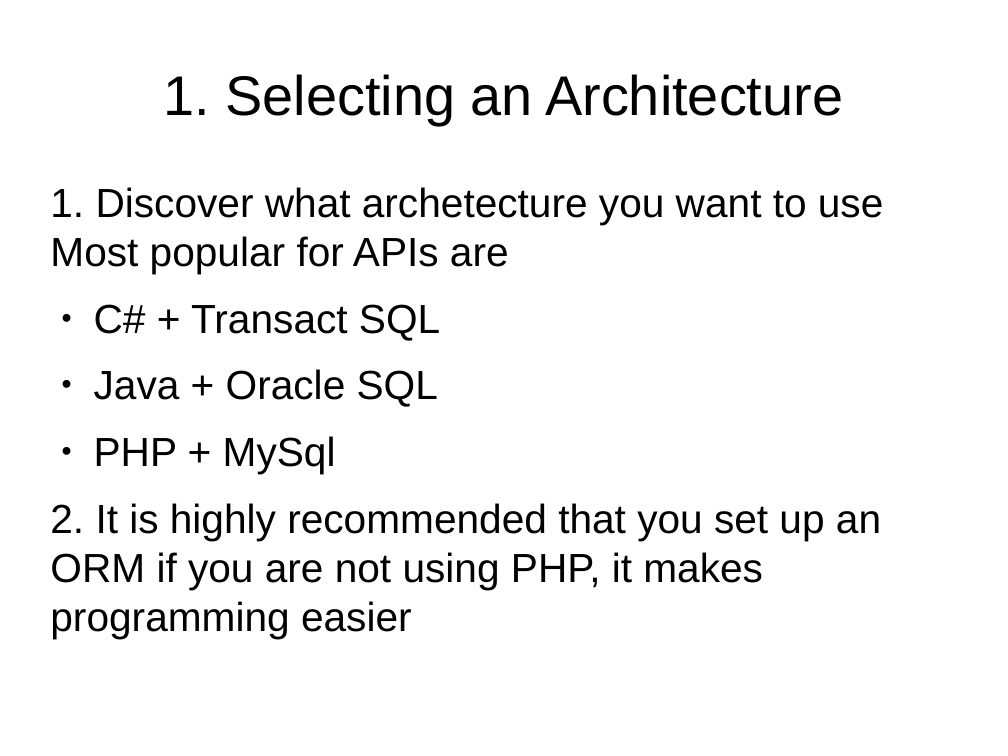
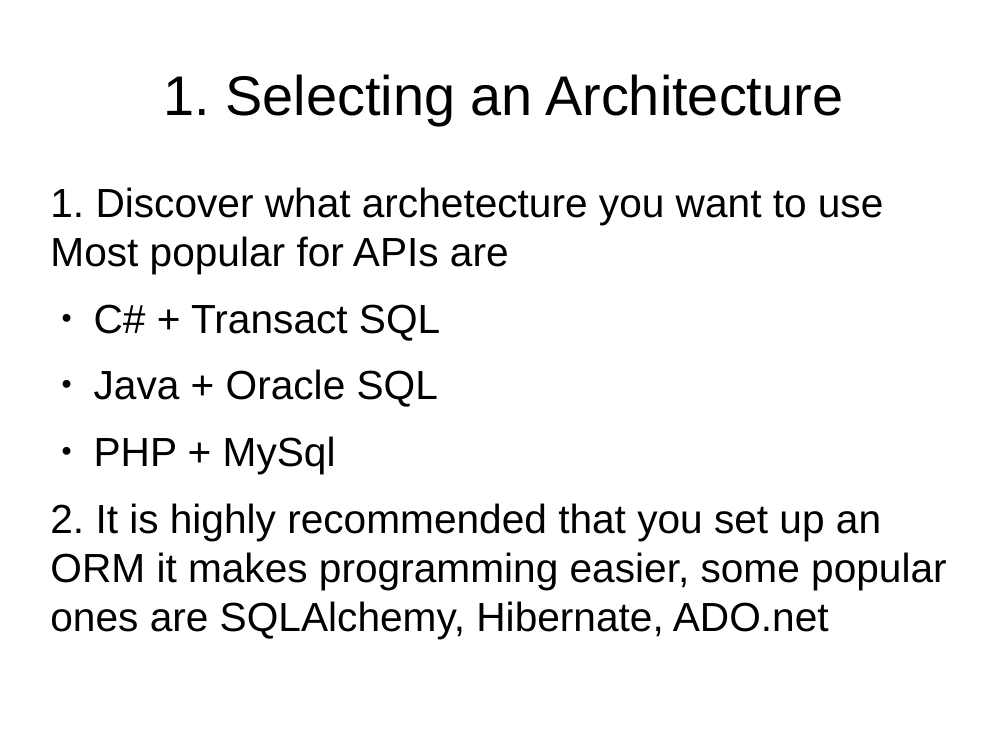
Before and after one commit to james-ehlmann/latech-iot-proof-of-concept, a slide deck: slide 11 of proof-of-concept/documentation/presentation_for_iot.odp. Drawn at 1008x756 pixels with LibreOffice and Linux fonts; fonts in the diff are those of the drawing. Boxes give left, top, right and bottom in pixels: in the first picture for what was removed or moved away, otherwise in the second. Text is boxed around its words. In the diff, an @@ line names an element or a change of style, - is before the commit and + after.

```diff
--- a/proof-of-concept/documentation/presentation_for_iot.odp
+++ b/proof-of-concept/documentation/presentation_for_iot.odp
@@ text at bbox=[50, 503, 947, 638]: text changed @@
-2. It is highly recommended that you set up an ORM if you are not using PHP, it makes programming easier
+2. It is highly recommended that you set up an ORM it makes programming easier, some popular ones are SQLAlchemy, Hibernate, ADO.net
```
Also in this commit, not shown: 2 other slides changed, 3 slides added, 1 other file.
